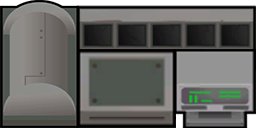
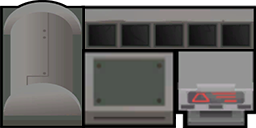
Revision of a layered 256 x 128 image; what changed, layer by layer:
added layer "AncientEnemyTerminal_south" above "AncientTerminal_south" over box(176, 49, 256, 128)
painted on "CrateC copy" over box(77, 49, 176, 128)
painted on "AncientStorageCylinder_east copy" over box(2, 0, 85, 128)
painted on "AncientDisplayBank_south" over box(75, 5, 256, 71)
